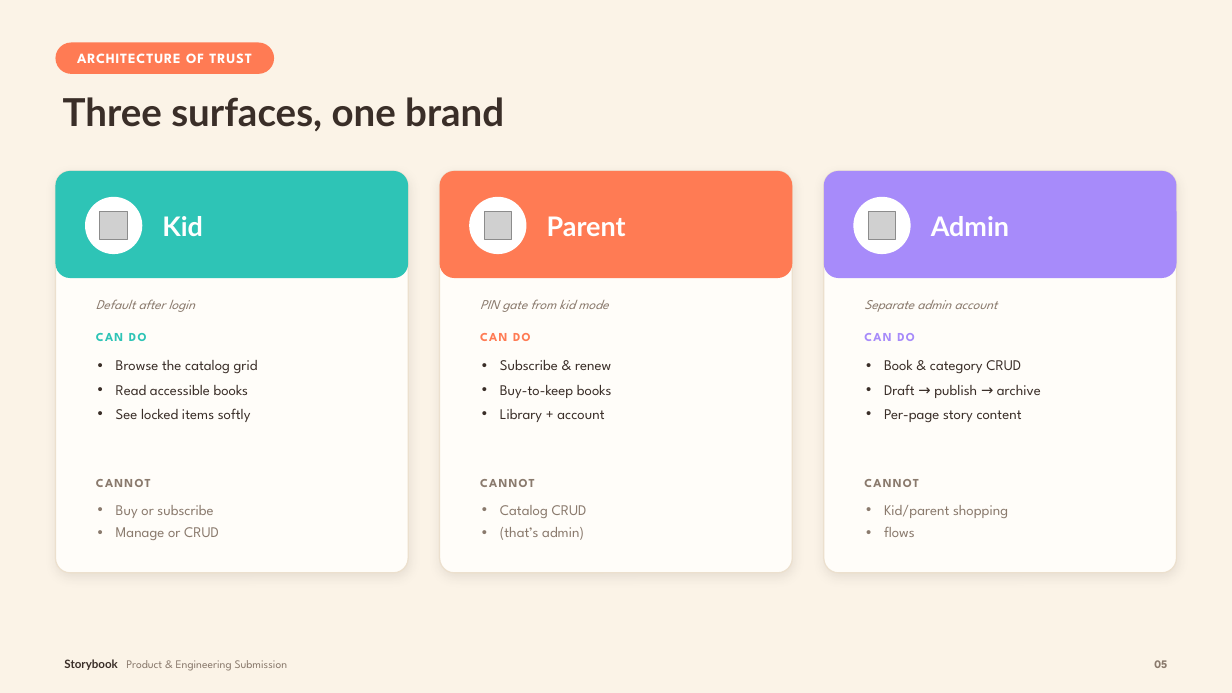
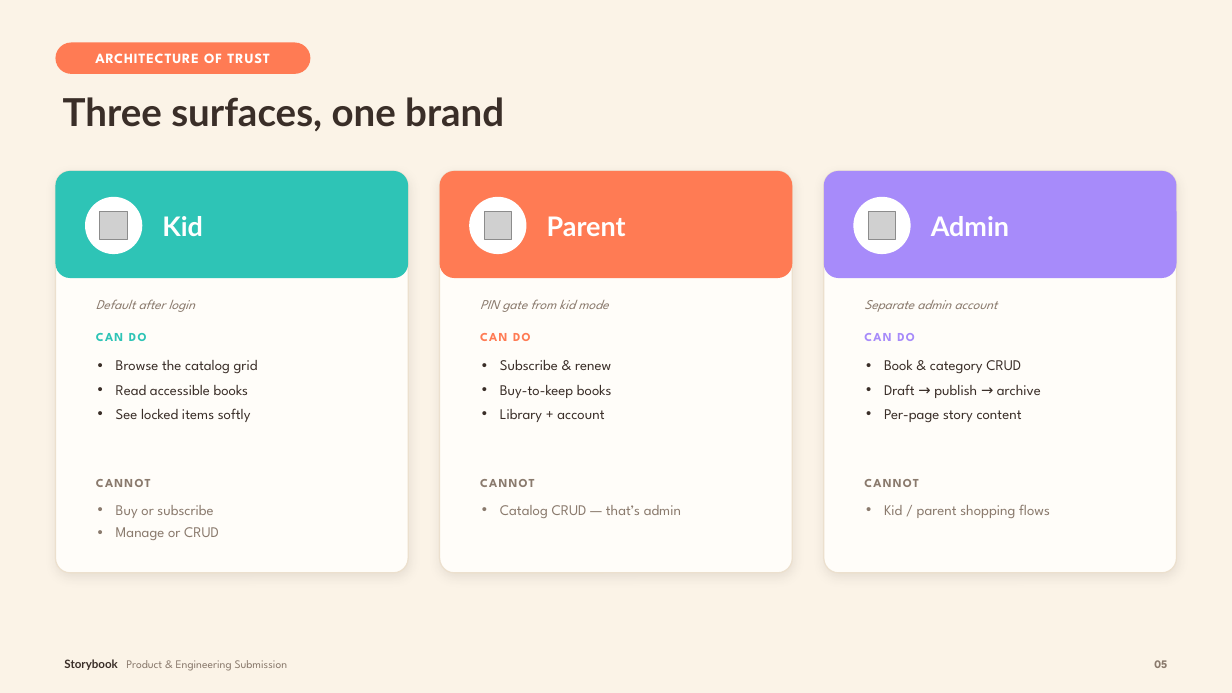
Before and after one commit to rayhanyovi/storybook, a slide deck: slide 5 of deck/Storybook.pptx. Drawn at 1232x693 pixels with LibreOffice and Linux fonts; fonts in the diff are those of the drawing; grey boxes stand for pictures. Boxes give left, top, right and bottom in pixels: in the first picture for what was removed or moved away, otherwise in the second. Text is boxed around its words. In the diff, an @@ line names an element or a change of style, - is before the commit and + after.

```diff
--- a/deck/Storybook.pptx
+++ b/deck/Storybook.pptx
@@ text "ARCHITECTURE OF TRUST": place and size @@
-text "ARCHITECTURE OF TRUST" at box(77, 53, 252, 63)
+text "ARCHITECTURE OF TRUST" at box(95, 53, 270, 63)
@@ rounded rectangle: place and size @@
-rounded rectangle at box(55, 43, 274, 74)
+rounded rectangle at box(55, 43, 311, 74)
@@ text at box(500, 505, 681, 518): text changed @@
-• Catalog CRUD
-• (that’s admin)
+• Catalog CRUD — that’s admin
@@ text at box(884, 504, 1050, 518): text changed @@
-• Kid/parent shopping
-• flows
+• Kid / parent shopping flows
```
Also in this commit, not shown: 15 other slides changed, 12 other files.
